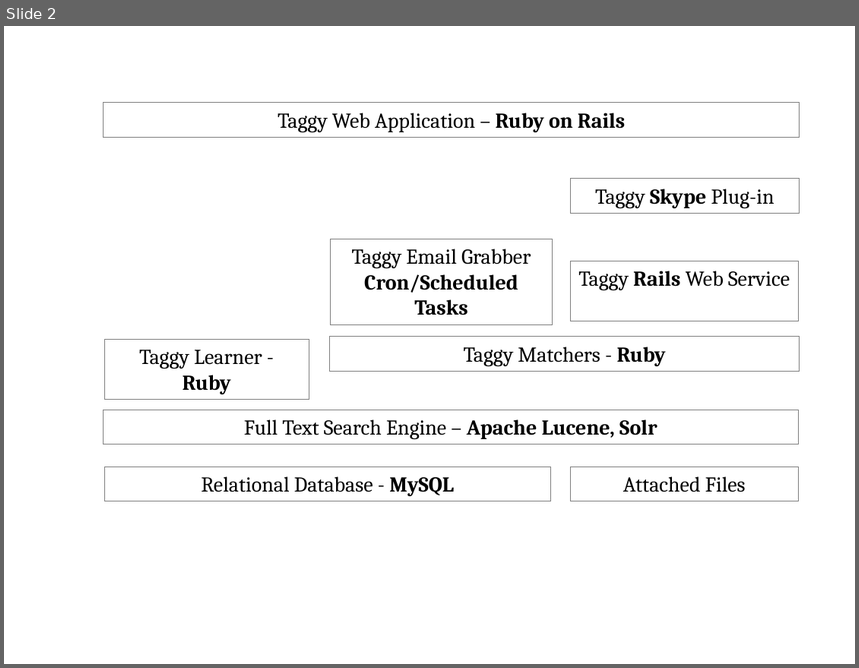
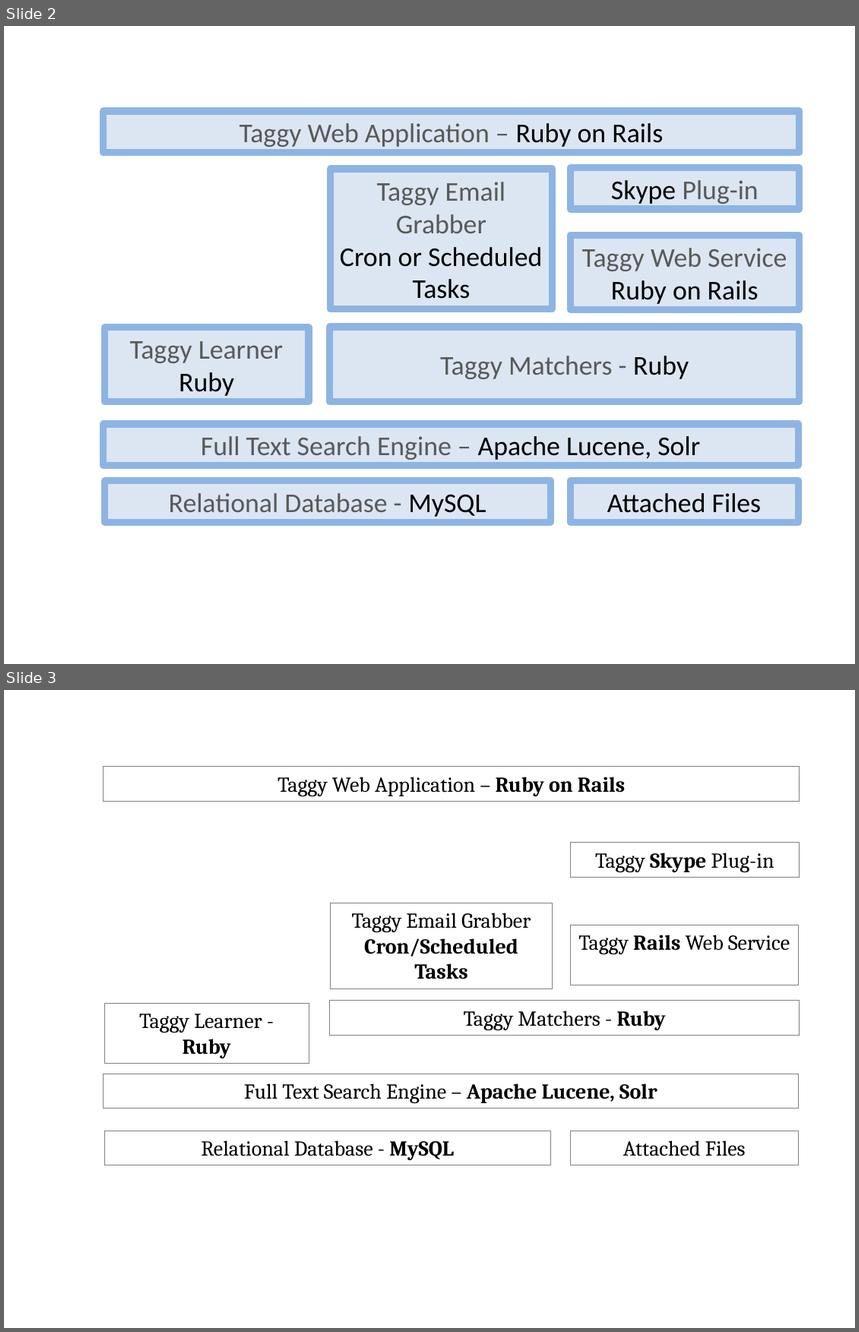
Before and after one commit to smsohan/Taggy, a slide deck: Thesis/arch.pptx. Shown one above the other, each under a label of ours: slide 2 before the commit, slides 2 and 3 after it. The pictures are 859x668 and 859x1332 pixels, drawn with LibreOffice and Linux fonts; fonts in the diff are those of the drawing. Boxes give left, top, right and bottom in pixels: in the first picture for what was removed or moved away, otherwise in the second. Text is boxed around its words. In the diff, an @@ line names an element or a change of style, - is before the commit and + after.

```diff
--- a/Thesis/arch.pptx
+++ b/Thesis/arch.pptx
@@ slide 2 added at (x1=4, y1=26, x2=855, y2=664), background #FFFFFF @@
@@ rectangle added at (x1=104, y1=111, x2=800, y2=153), fill #DCE6F2, outline #8EB4E3 6 pt, 23 pt, text #595959 @@
+Taggy Web Application – Ruby on Rails
@@ rectangle added at (x1=330, y1=169, x2=552, y2=309), fill #DCE6F2, outline #8EB4E3 6 pt, 23 pt, text #000000 @@
+Taggy Email Grabber
+Cron or Scheduled Tasks
@@ rectangle added at (x1=570, y1=168, x2=799, y2=210), fill #DCE6F2, outline #8EB4E3 6 pt, 23 pt, text #595959 @@
+Skype Plug-in
@@ rectangle added at (x1=570, y1=236, x2=799, y2=310), fill #DCE6F2, outline #8EB4E3 6 pt, 23 pt, text #595959 @@
+Taggy Web Service
+Ruby on Rails
@@ rectangle added at (x1=104, y1=327, x2=309, y2=402), fill #DCE6F2, outline #8EB4E3 6 pt, 23 pt, text #595959 @@
+Taggy Learner Ruby
@@ rectangle added at (x1=330, y1=327, x2=800, y2=402), fill #DCE6F2, outline #8EB4E3 6 pt, 23 pt, text #595959 @@
+Taggy Matchers - Ruby
@@ rectangle added at (x1=104, y1=424, x2=799, y2=466), fill #DCE6F2, outline #8EB4E3 6 pt, 23 pt, text #595959 @@
+Full Text Search Engine – Apache Lucene, Solr
@@ rectangle added at (x1=104, y1=481, x2=550, y2=523), fill #DCE6F2, outline #8EB4E3 6 pt, 23 pt, text #595959 @@
+Relational Database - MySQL
@@ rectangle added at (x1=570, y1=481, x2=798, y2=523), fill #DCE6F2, outline #8EB4E3 6 pt, 23 pt, text #000000 @@
+Attached Files
@@ what was slide 2 is now slide 3 @@
```
Also in this commit, not shown: 2 slides changed, 4 other slides added, 29 other files.
